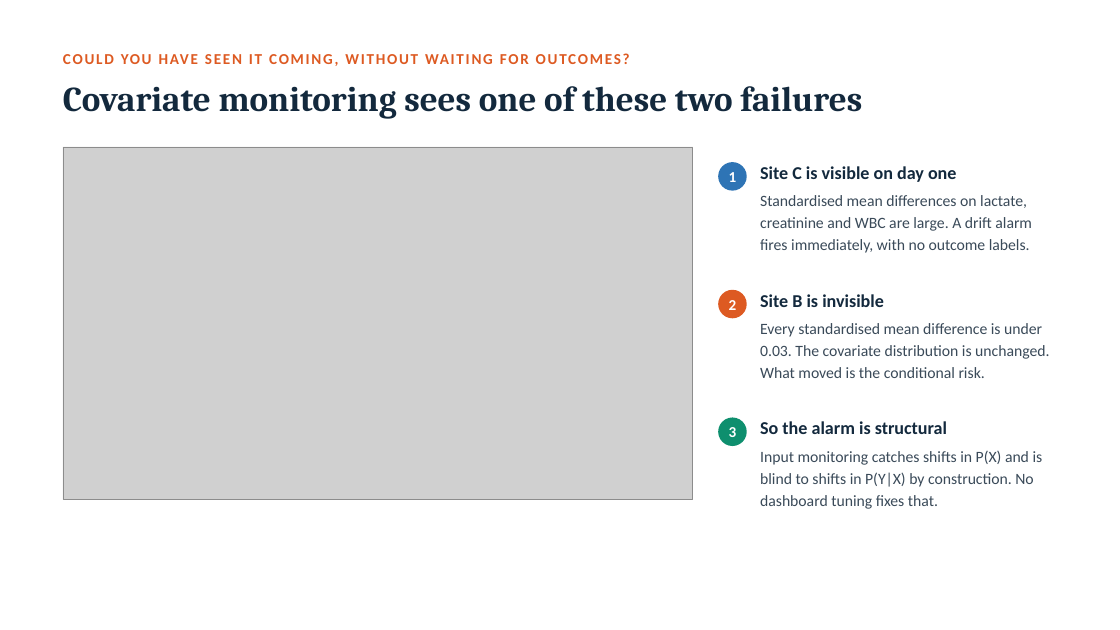
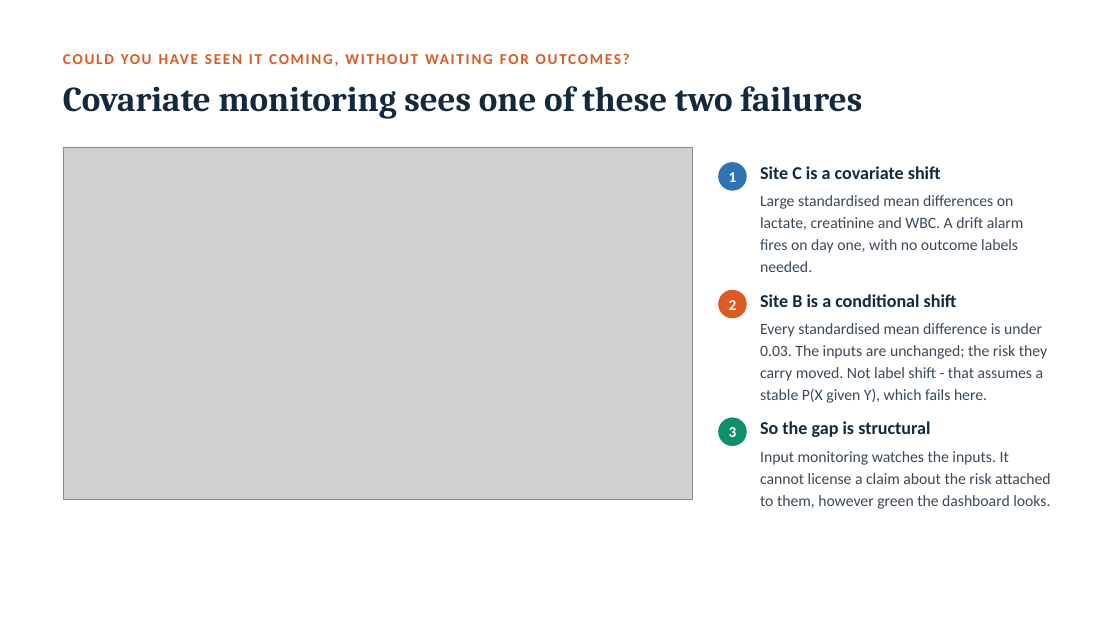
Before and after one commit to vafaei-ar/ai-uncertainty-2026-healthcare, a slide deck: slide 19 of slides/lecture1_honest_probabilities.pptx. Drawn at 1120x630 pixels with LibreOffice and Linux fonts; fonts in the diff are those of the drawing; grey boxes stand for pictures. Boxes give left, top, right and bottom in pixels: in the first picture for what was removed or moved away, otherwise in the second. Text is boxed around its words. In the diff, an @@ line names an element or a change of style, - is before the commit and + after.

```diff
--- a/slides/lecture1_honest_probabilities.pptx
+++ b/slides/lecture1_honest_probabilities.pptx
@@ text at [760,166,941,179]: text changed @@
-Site C is visible on day one
+Site C is a covariate shift
@@ text at [760,195,1024,272]: text changed @@
-Standardised mean differences on lactate, creatinine and WBC are large. A drift alarm fires immediately, with no outcome labels.
+Large standardised mean differences on lactate, creatinine and WBC. A drift alarm fires on day one, with no outcome labels needed.
@@ text at [760,294,957,307]: text changed @@
-Site B is invisible
+Site B is a conditional shift
@@ text at [760,323,1047,403]: text changed @@
-Every standardised mean difference is under 0.03. The covariate distribution is unchanged. What moved is the conditional risk.
+Every standardised mean difference is under 0.03. The inputs are unchanged; the risk they carry moved. Not label shift - that assumes a stable P(X given Y), which fails here.
@@ text at [760,421,930,437]: text changed @@
-So the alarm is structural
+So the gap is structural
@@ text at [760,451,1051,509]: text changed @@
-Input monitoring catches shifts in P(X) and is blind to shifts in P(Y|X) by construction. No dashboard tuning fixes that.
+Input monitoring watches the inputs. It cannot license a claim about the risk attached to them, however green the dashboard looks.
```
Also in this commit, not shown: 3 other slides changed, 17 other files.
